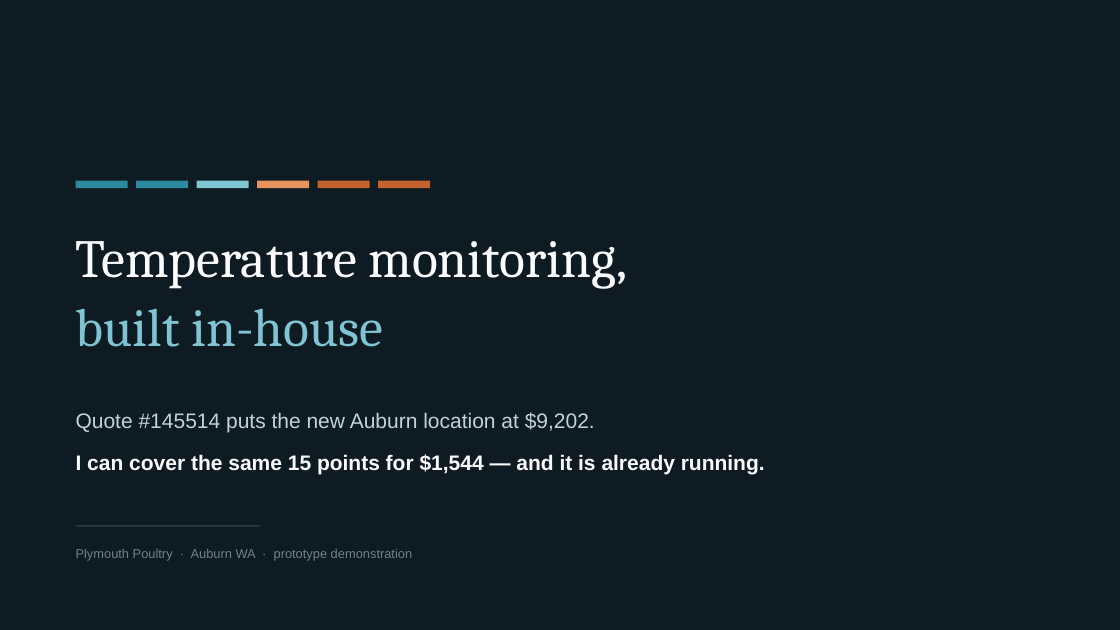
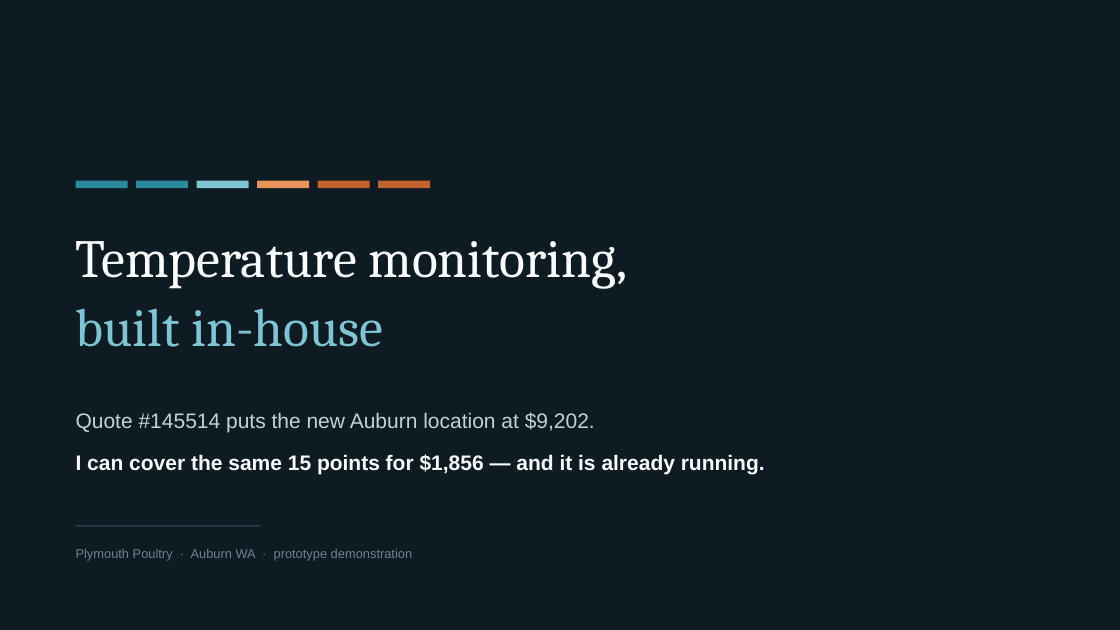
Before and after one commit to jjlavigne/lilygo_temp_sensor_backend, a slide deck: slide 1 of presentation/Fleet-Temperature-Monitoring.pptx. Drawn at 1120x630 pixels with LibreOffice and Linux fonts; fonts in the diff are those of the drawing. Boxes give left, top, right and bottom in pixels: in the first picture for what was removed or moved away, otherwise in the second. Text is boxed around its words. In the diff, an @@ line names an element or a change of style, - is before the commit and + after.

```diff
--- a/presentation/Fleet-Temperature-Monitoring.pptx
+++ b/presentation/Fleet-Temperature-Monitoring.pptx
@@ text at (76, 454, 765, 474): text changed @@
-I can cover the same 15 points for $1,544 — and it is already running.
+I can cover the same 15 points for $1,856 — and it is already running.
```
Also in this commit, not shown: 3 other slides changed, 1 other file.
